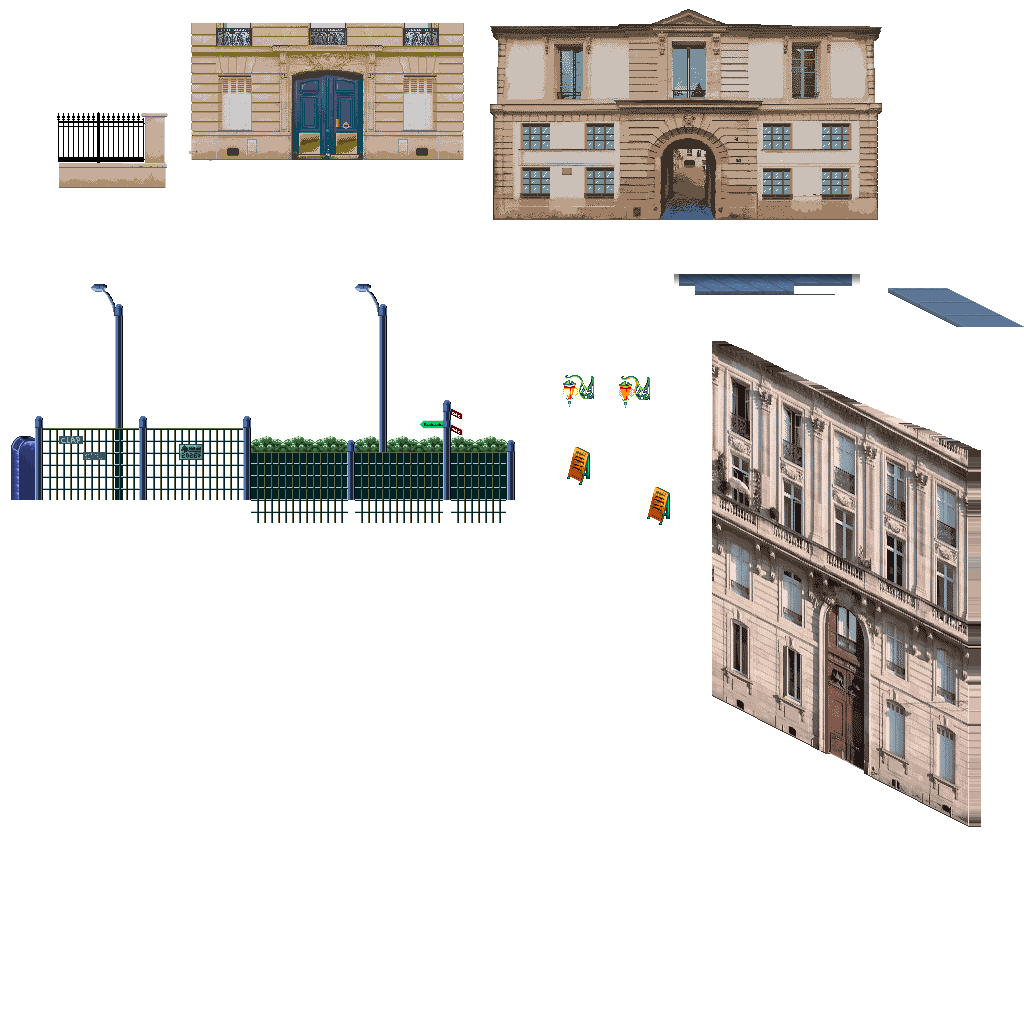
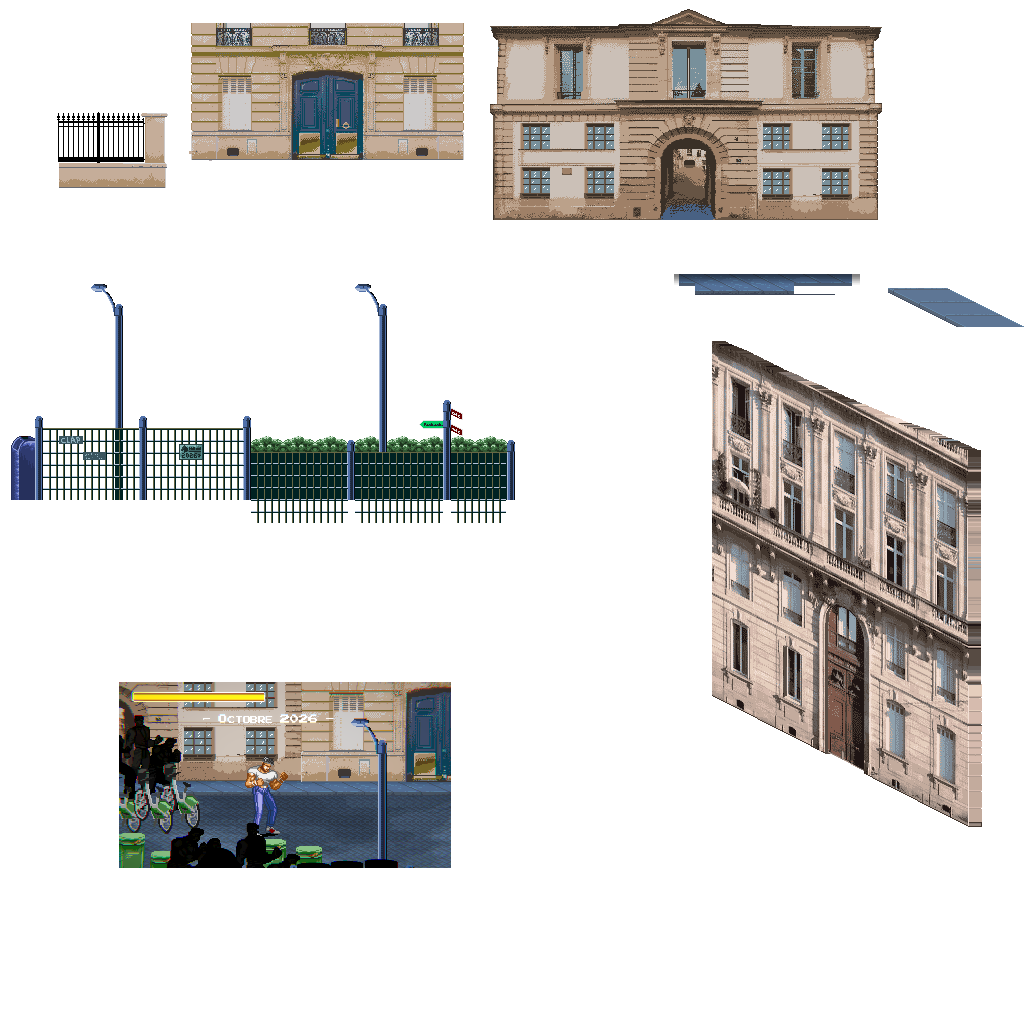
Before/after of a 1024×1024 layered artwork. What changed in the layer stack:
added layer "Retouches" above "Brightness/Contrast 5" over [913, 684, 982, 827]
added group "Street details" with 2 layers above "Brightness/Contrast 2" over [119, 682, 451, 868]
added layer "Layer 39" in group "Street details" over [119, 682, 451, 868]
painted on "Layer 0 copy" over [563, 375, 670, 525]
